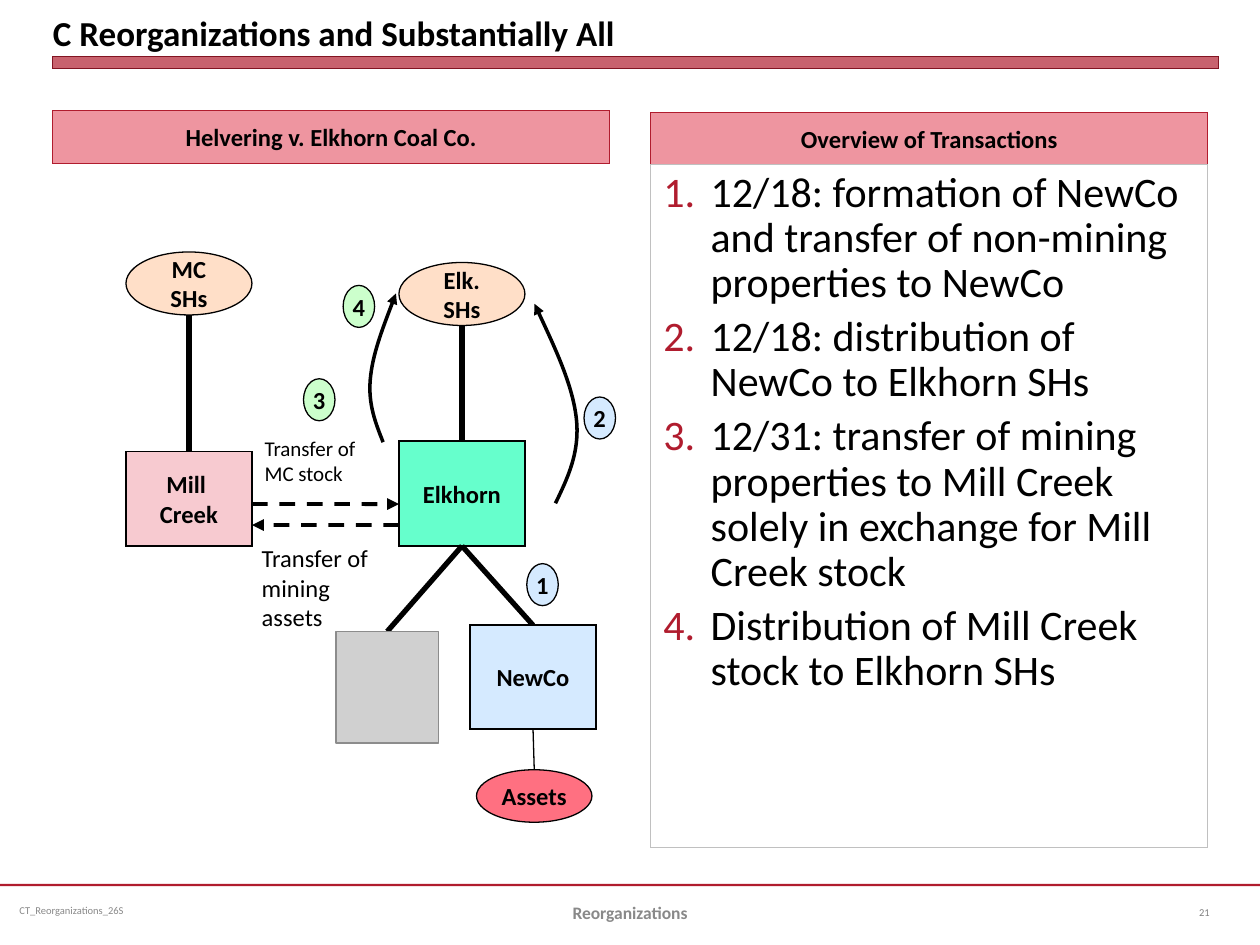
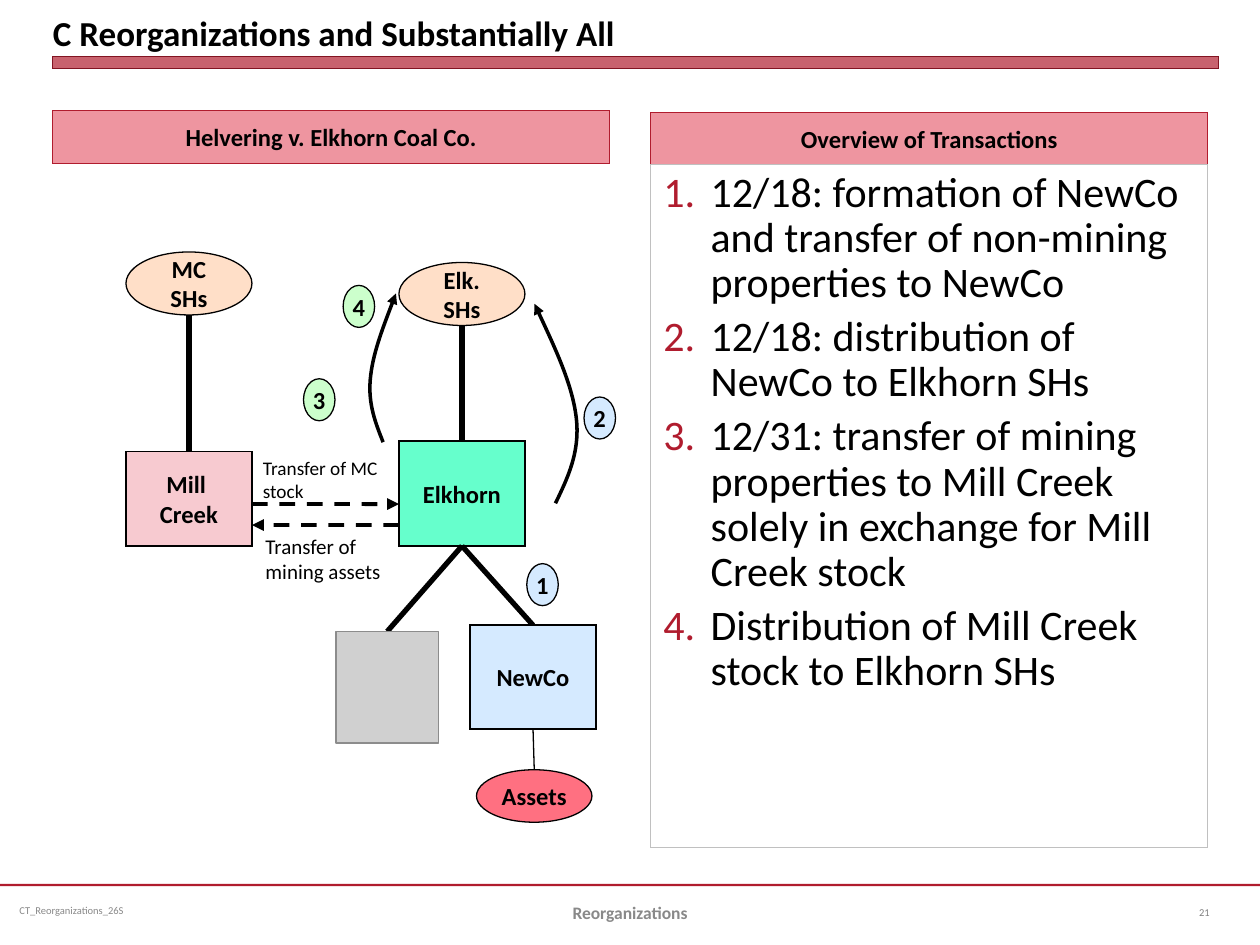
Before and after one commit to jmc877/Corporate-Tax, a slide deck: slide 21 of slides/CT_Reorganizations_26S.pptx. Drawn at 1260x945 pixels with LibreOffice and Linux fonts; fonts in the diff are those of the drawing; grey boxes stand for pictures. Boxes give left, top, right and bottom in pixels: in the first picture for what was removed or moved away, otherwise in the second. Text is boxed around its words. In the diff, an @@ line names an element or a change of style, - is before the commit and + after.

```diff
--- a/slides/CT_Reorganizations_26S.pptx
+++ b/slides/CT_Reorganizations_26S.pptx
@@ text "Transfer of MC stock": place and size @@
-text "Transfer of MC stock" at [265, 441, 355, 481]
+text "Transfer of MC stock" at [263, 462, 378, 503]
@@ text "Transfer of MC stock" at [263, 462, 378, 503]: size 12 to 11 pt @@
@@ text "Transfer of mining assets": place and size @@
-text "Transfer of mining assets" at [262, 550, 367, 627]
+text "Transfer of mining assets" at [265, 539, 380, 583]
@@ text "Transfer of mining assets" at [265, 539, 380, 583]: size 14 to 12 pt @@
```
